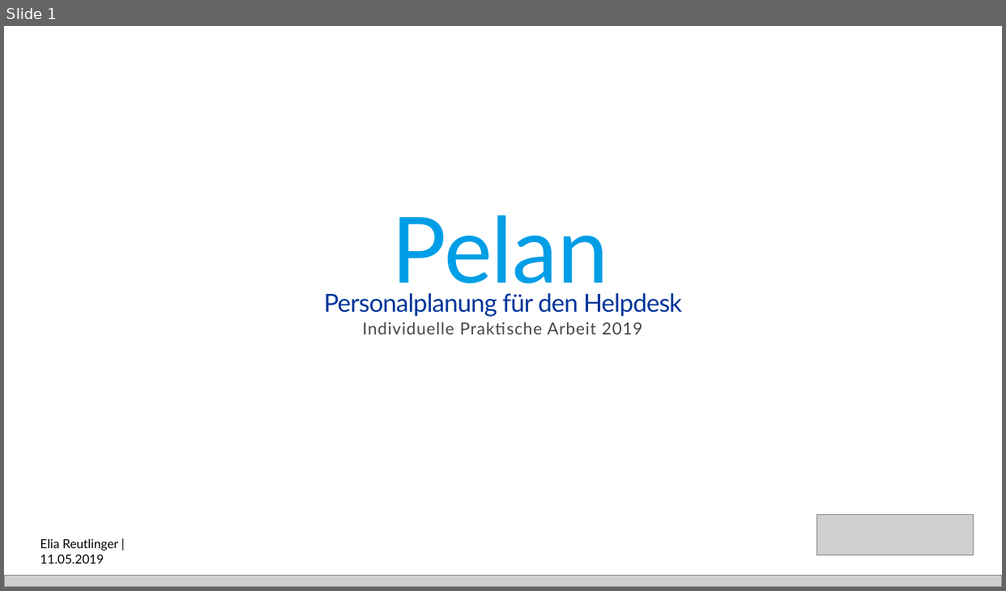
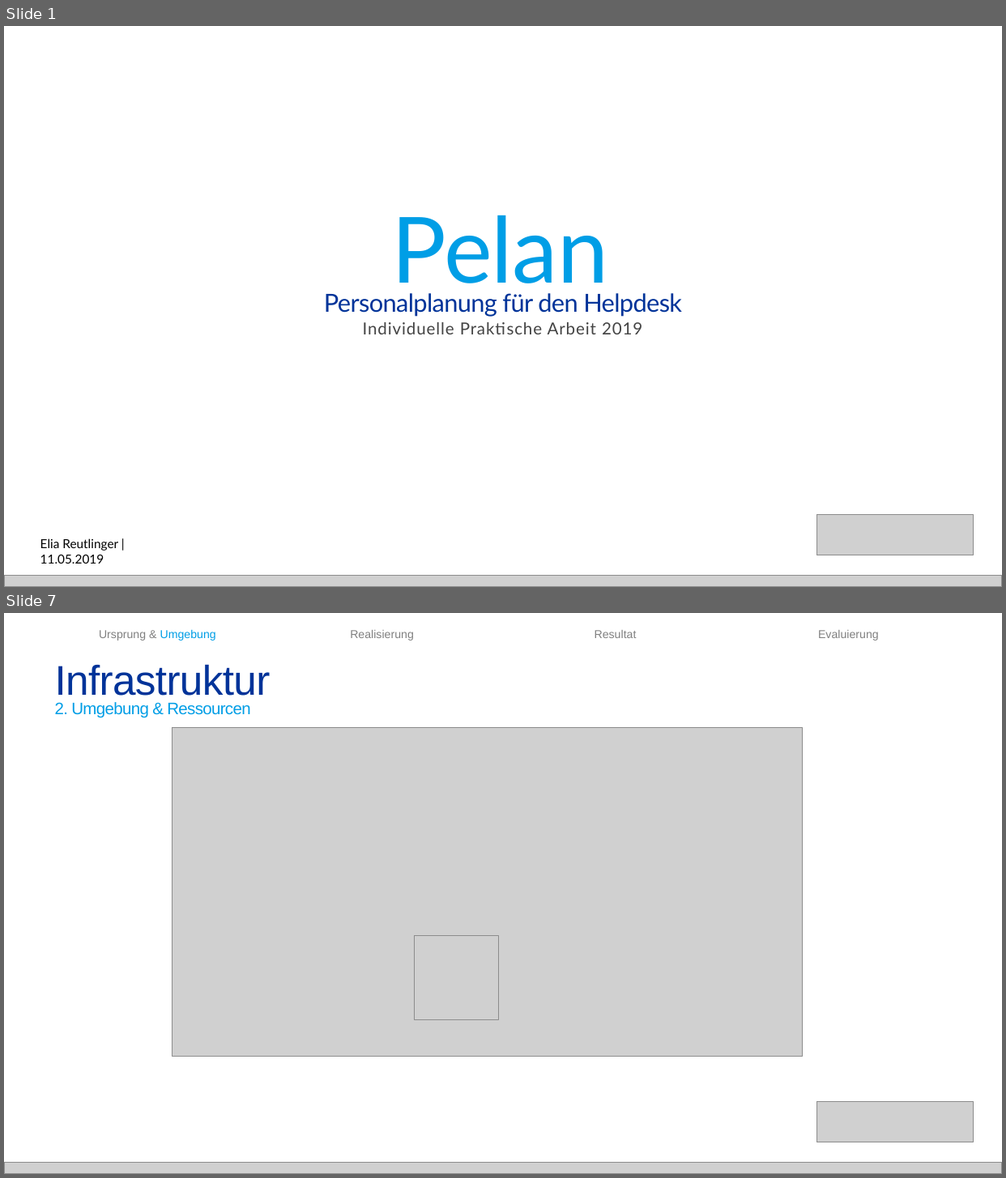
Before and after one commit to baloise/pelan, a slide deck: docs/IPA/Präsentation/Präsentation.pptx. Shown one above the other, each under a label of ours: slide 1 before the commit, slides 1 and 7 after it; the slides between them are not shown. The pictures are 1006x591 and 1006x1178 pixels, drawn with LibreOffice and Linux fonts; fonts in the diff are those of the drawing; grey boxes stand for pictures. Boxes give left, top, right and bottom in pixels: in the first picture for what was removed or moved away, otherwise in the second. Text is boxed around its words. In the diff, an @@ line names an element or a change of style, - is before the commit and + after.

```diff
--- a/docs/IPA/Präsentation/Präsentation.pptx
+++ b/docs/IPA/Präsentation/Präsentation.pptx
@@ slide 7 added at <box>4,613,1002,1174</box>, background #FFFFFF @@
@@ text added at <box>99,629,216,641</box>, 11 pt, text #808080 @@
+Ursprung & Umgebung
@@ text added at <box>350,630,414,641</box>, 11 pt, text #808080 @@
+Realisierung
@@ text added at <box>594,630,637,638</box>, 11 pt, text #808080 @@
+Resultat
@@ text added at <box>818,630,879,641</box>, 11 pt, text #808080 @@
+Evaluierung
@@ text added at <box>55,664,270,703</box>, 40 pt, text #003399 @@
+Infrastruktur
@@ text added at <box>55,702,250,718</box>, 16 pt, text #009EE6 @@
+2. Umgebung & Ressourcen
@@ picture added at <box>172,727,802,1056</box> @@
@@ picture added at <box>415,936,499,1020</box> @@
@@ picture added at <box>817,1102,974,1143</box> @@
@@ picture added at <box>4,1162,1002,1174</box> @@
```
Also in this commit, not shown: 2 slides changed, 12 other slides added, 13 other files.
